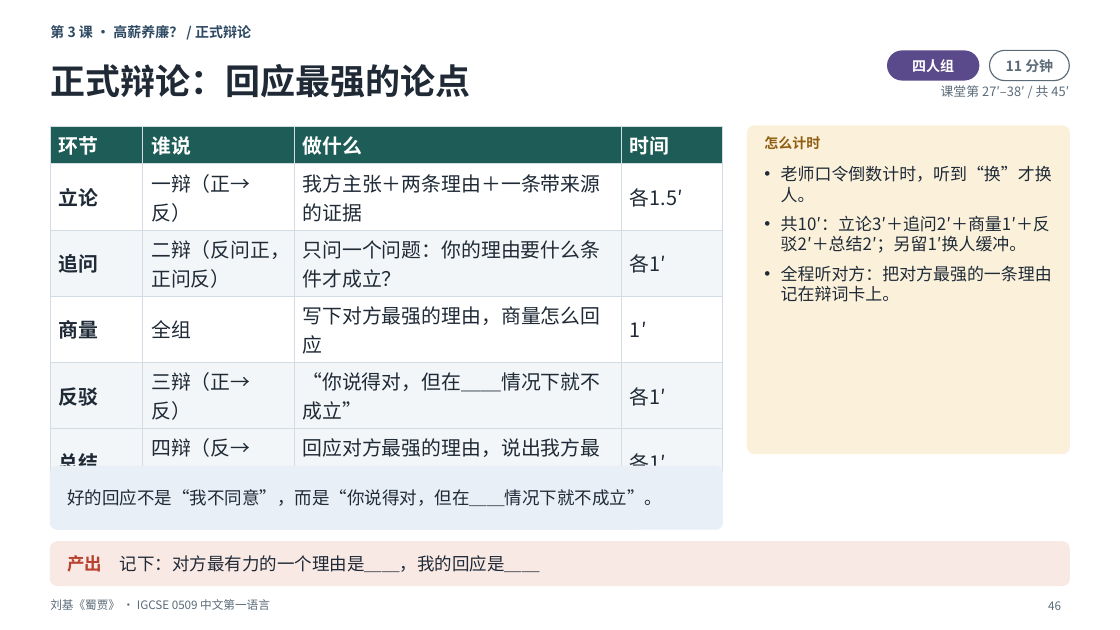
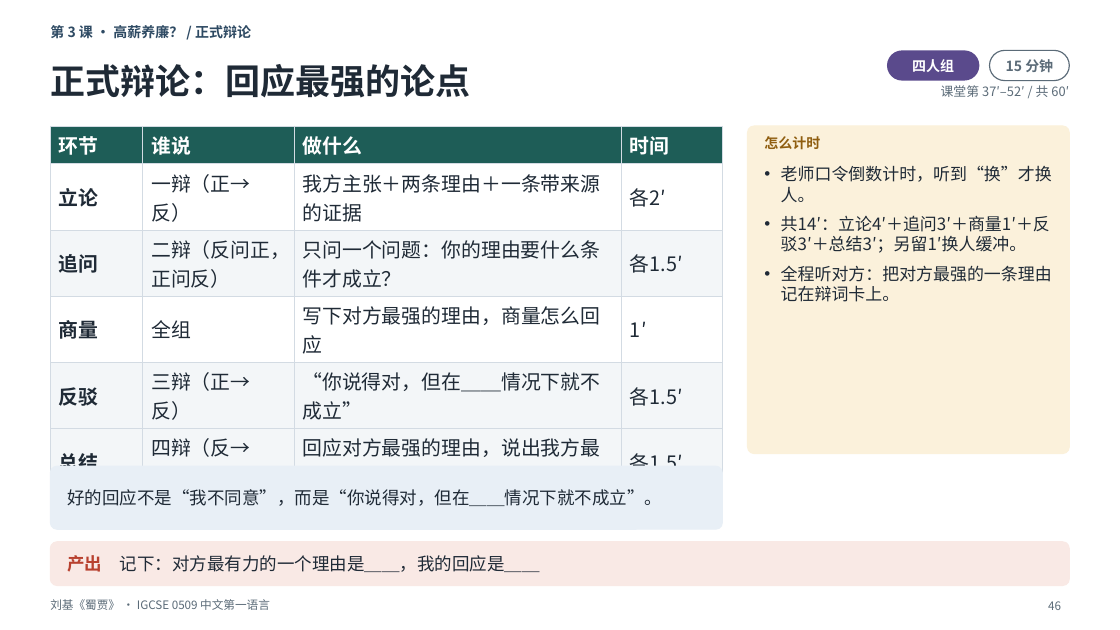
Before and after one commit to darcyduan2026/igcse-0509, a slide deck: slide 46 of LTP + Lesson slides/3.4 文言_刘基《蜀贾》_3课时/0509_3.4_文言_刘基《蜀贾》_4课时_课堂课件_v3.1_重做版.pptx. Drawn at 1120x630 pixels with LibreOffice and Linux fonts; fonts in the diff are those of the drawing. Boxes give left, top, right and bottom in pixels: in the first picture for what was removed or moved away, otherwise in the second. Text is boxed around its words. In the diff, an @@ line names an element or a change of style, - is before the commit and + after.

```diff
--- a/LTP + Lesson slides/3.4 文言_刘基《蜀贾》_3课时/0509_3.4_文言_刘基《蜀贾》_4课时_课堂课件_v3.1_重做版.pptx
+++ b/LTP + Lesson slides/3.4 文言_刘基《蜀贾》_3课时/0509_3.4_文言_刘基《蜀贾》_4课时_课堂课件_v3.1_重做版.pptx
@@ text at bbox=[1006, 59, 1053, 73]: text changed @@
-11 分钟
+15 分钟
@@ text at bbox=[941, 85, 1069, 97]: text changed @@
-课堂第 27′–38′ / 共 45′
+课堂第 37′–52′ / 共 60′
@@ table at bbox=[50, 126, 723, 495] @@
-row 2, column 4: 各1.5′
+row 2, column 4: 各2′
-row 3, column 4: 各1′
+row 3, column 4: 各1.5′
-row 5, column 4: 各1′
+row 5, column 4: 各1.5′
-row 6, column 4: 各1′
+row 6, column 4: 各1.5′
@@ text at bbox=[781, 215, 1050, 253]: text changed @@
-• 共10′：立论3′＋追问2′＋商量1′＋反驳2′＋总结2′；另留1′换人缓冲。
+• 共14′：立论4′＋追问3′＋商量1′＋反驳3′＋总结3′；另留1′换人缓冲。
```
Also in this commit, not shown: 55 other slides changed, 1 slide added, 2 other files.
